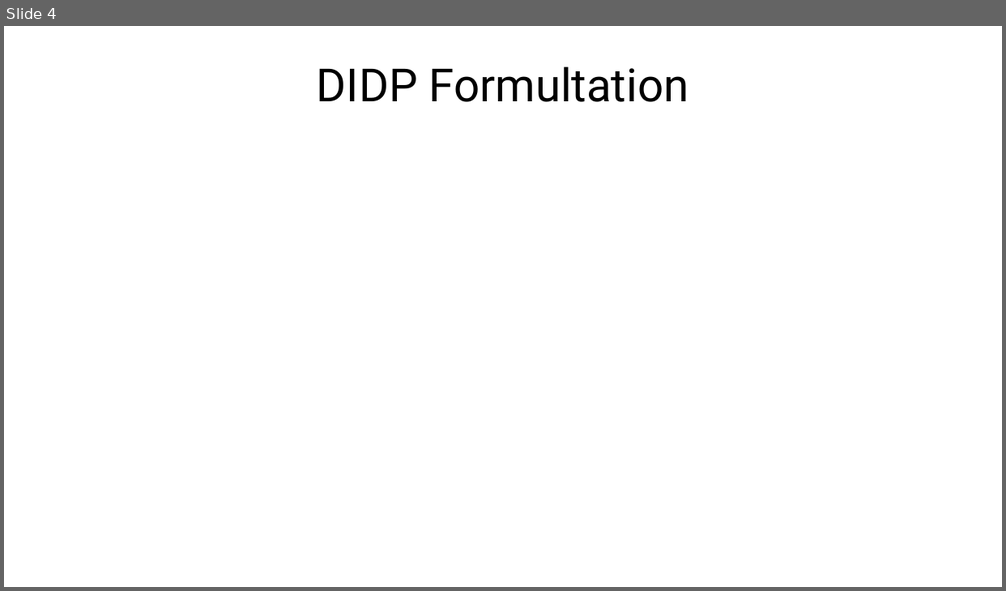
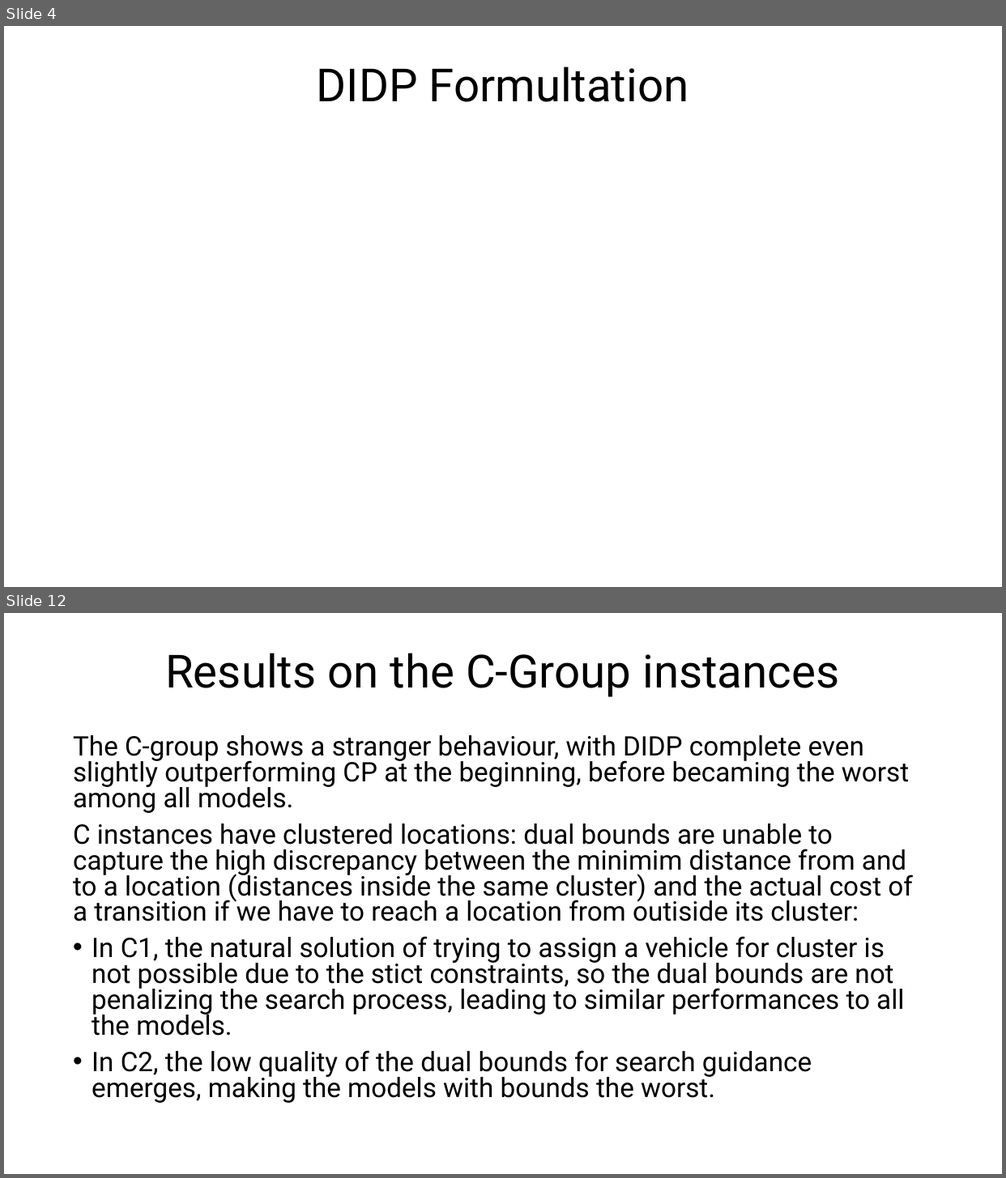
Before and after one commit to FabioGiordana/DIDP-On-Routing-Problems, a slide deck: cvrptw/CVRP-TW.pptx. Shown one above the other, each under a label of ours: slide 4 before the commit, slides 4 and 12 after it; the slides between them are not shown. The pictures are 1006x591 and 1006x1178 pixels, drawn with LibreOffice and Linux fonts; fonts in the diff are those of the drawing; grey boxes stand for pictures. Boxes give left, top, right and bottom in pixels: in the first picture for what was removed or moved away, otherwise in the second. Text is boxed around its words. In the diff, an @@ line names an element or a change of style, - is before the commit and + after.

```diff
--- a/cvrptw/CVRP-TW.pptx
+++ b/cvrptw/CVRP-TW.pptx
@@ slide 12 added at box(4, 613, 1002, 1174), background #FFFFFF @@
@@ title added at box(165, 653, 840, 697), 44 pt, text #000000 @@
+Results on the C-Group instances
@@ text added at box(73, 735, 912, 1103), 25.9 pt, text #000000 @@
+The C-group shows a stranger behaviour, with DIDP complete even slightly outperforming CP at the beginning, before becaming the worst among all models.
+C instances have clustered locations: dual bounds are unable to capture the high discrepancy between the minimim distance from and to a location (distances inside the same cluster) and the actual cost of a transition if we have to reach a location from outiside its cluster:
+• In C1, the natural solution of trying to assign a vehicle for cluster is not possible due to the stict constraints, so the dual bounds are not penalizing the search process, leading to similar performances to all the models.
+• In C2, the low quality of the dual bounds for search guidance emerges, making the models with bounds the worst.
```
Also in this commit, not shown: 2 slides changed, 11 other slides added, 39 other files.
